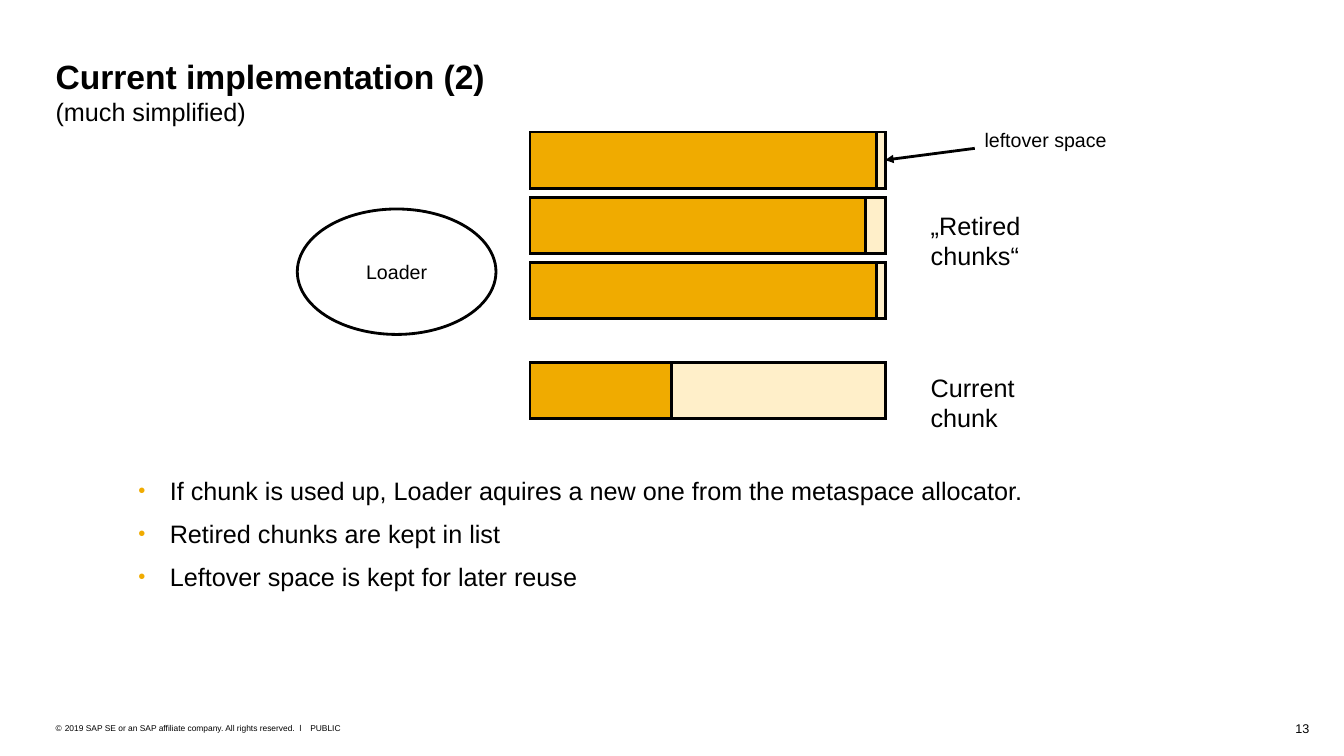
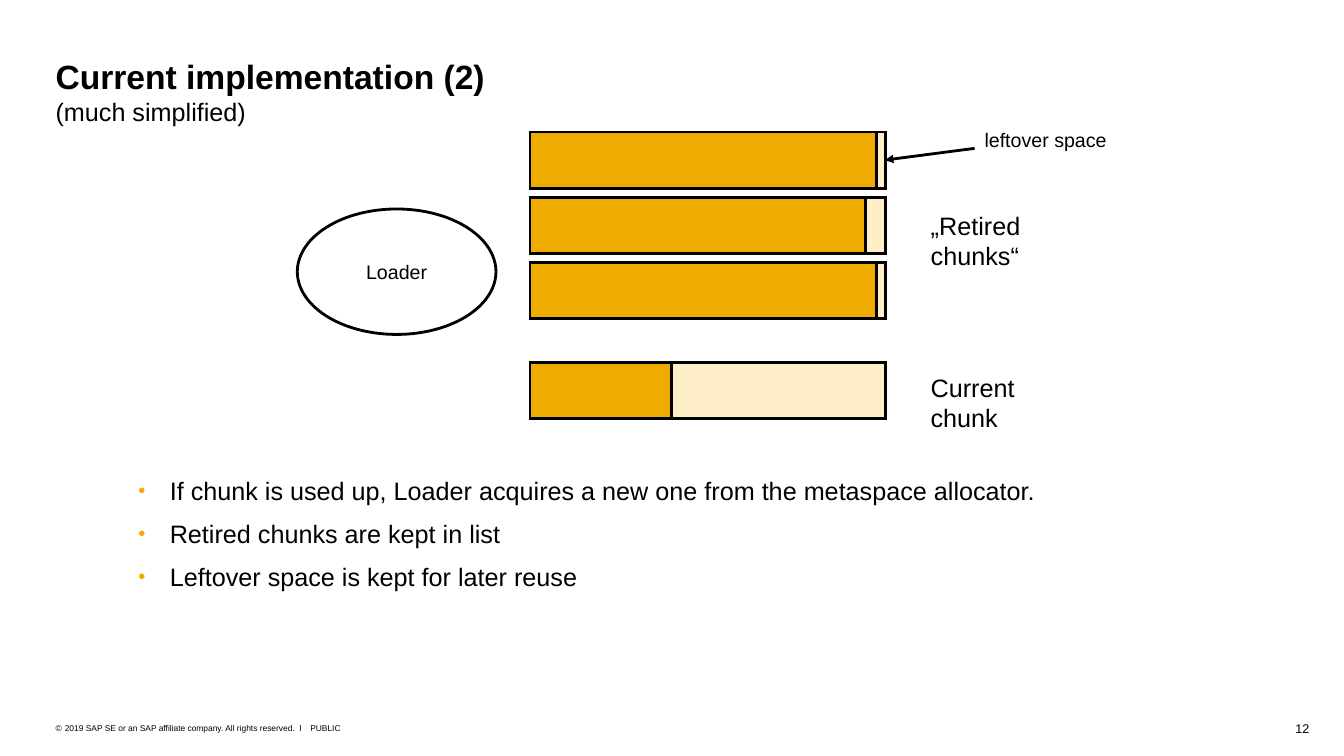
Before and after one commit to tstuefe/JEP387, a slide deck: slide 12 of pres/elastic-metaspace.odp (slide 13 before the commit). Drawn at 1344x756 pixels with LibreOffice and Linux fonts; fonts in the diff are those of the drawing. Boxes give left, top, right and bottom in pixels: in the first picture for what was removed or moved away, otherwise in the second. Text is boxed around its words. In the diff, an @@ line names an element or a change of style, - is before the commit and + after.

```diff
--- a/pres/elastic-metaspace.odp
+++ b/pres/elastic-metaspace.odp
@@ text at (x1=170, y1=481, x2=1035, y2=506): text changed @@
-• If chunk is used up, Loader aquires a new one from the metaspace allocator.
+• If chunk is used up, Loader acquires a new one from the metaspace allocator.
@@ page number at (x1=1295, y1=724, x2=1309, y2=733): text changed @@
-13
+12
```
Also in this commit, not shown: 28 other slides changed, 1 slide added, 1 slide removed, 1 other file.
